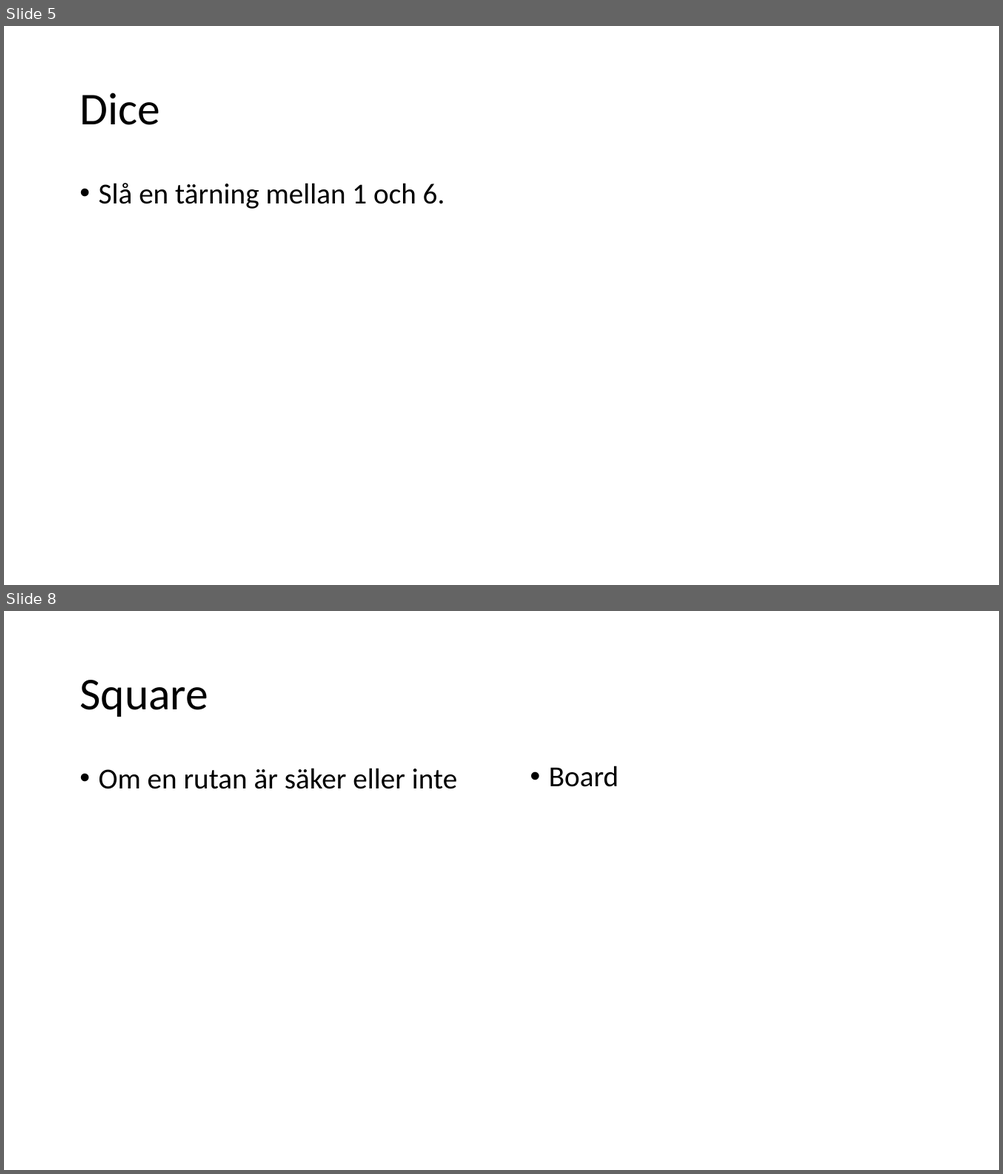
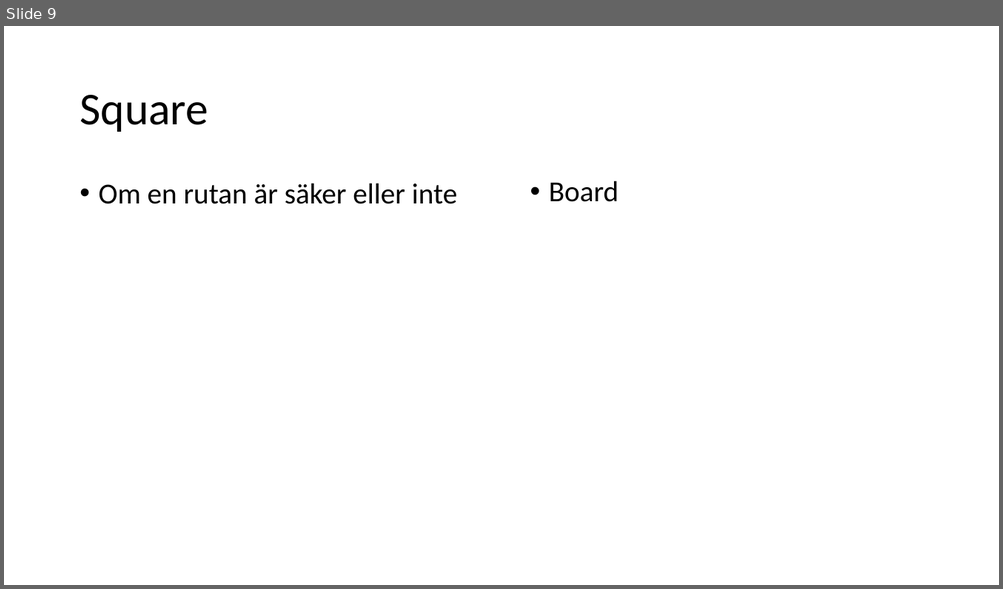
Before and after one commit to PGVSNH20/ludo-game-ludo5, a slide deck: Documentation/crc Ludo5.pptx. Shown one above the other, each under a label of ours: slides 5 and 8 before the commit, slide 9 after it; the slides between them are not shown. The pictures are 1003x1174 and 1003x589 pixels, drawn with LibreOffice and Linux fonts; fonts in the diff are those of the drawing. Boxes give left, top, right and bottom in pixels: in the first picture for what was removed or moved away, otherwise in the second. Text is boxed around its words. In the diff, an @@ line names an element or a change of style, - is before the commit and + after.

```diff
--- a/Documentation/crc Ludo5.pptx
+++ b/Documentation/crc Ludo5.pptx
@@ slide 5 removed at (x1=4, y1=26, x2=999, y2=585), background #FFFFFF @@
@@ title removed at (x1=79, y1=93, x2=160, y2=125) @@
-Dice
@@ text removed at (x1=99, y1=183, x2=445, y2=209) @@
-• Slå en tärning mellan 1 och 6.
@@ what was slide 8 is now slide 9 @@
```
Also in this commit, not shown: 6 slides changed, 2 slides added, 2 other files.
